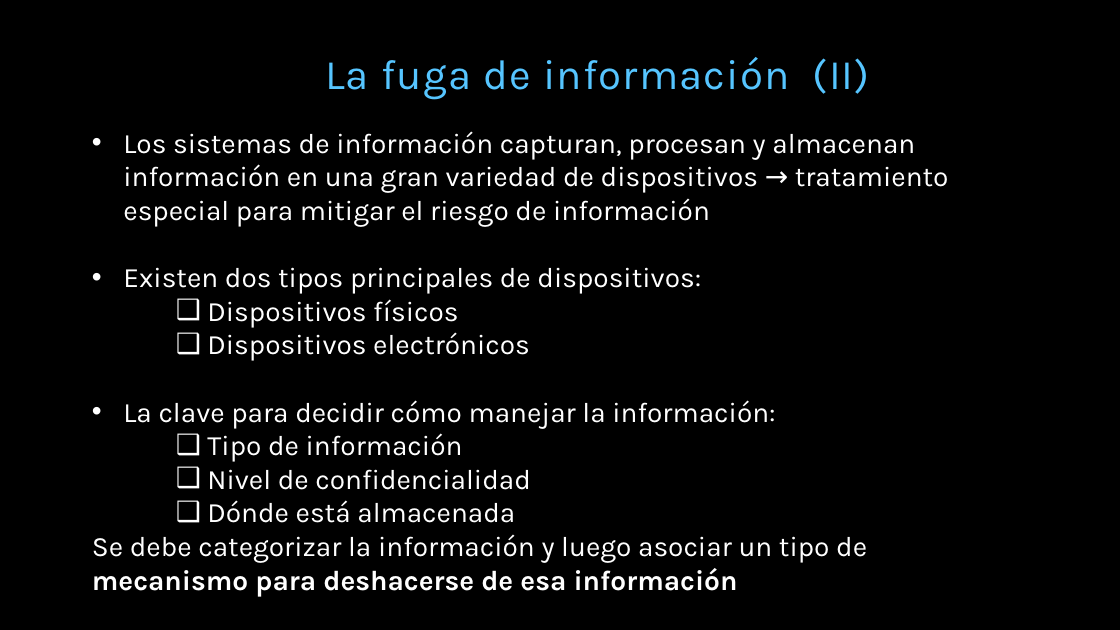
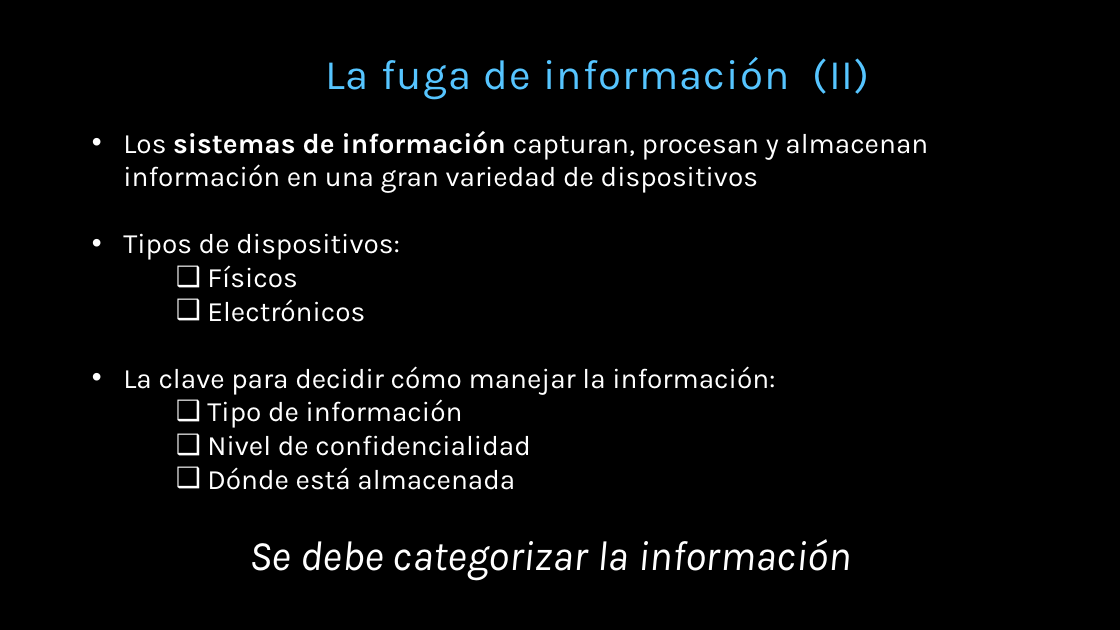
Before and after one commit to miparnisari/implantaciondesistemas, a slide deck: slide 6 of Presentacion/Fuga de Información.pptx. Drawn at 1120x630 pixels with LibreOffice and Linux fonts; fonts in the diff are those of the drawing; background and template pictures are left out. Boxes give left, top, right and bottom in pixels: in the first picture for what was removed or moved away, otherwise in the second. Text is boxed around its words. In the diff, an @@ line names an element or a change of style, - is before the commit and + after.

Commit message:
Agrego puente entre fuga de informacion y destruccion de la misma
Agrego mas casos reales al siglo XXI

```diff
--- a/Presentacion/Fuga de Información.pptx
+++ b/Presentacion/Fuga de Información.pptx
@@ text at box(123, 131, 928, 322): text changed @@
-• Los sistemas de información capturan, procesan y almacenan información en una gran variedad de dispositivos → tratamiento especial para mitigar el riesgo de información
-• Existen dos tipos principales de dispositivos:
-    ❑ Dispositivos físicos
-    ❑ Dispositivos electrónicos
+• Los sistemas de información capturan, procesan y almacenan información en una gran variedad de dispositivos
+• Tipos de dispositivos:
+    ❑ Físicos
+    ❑ Electrónicos
@@ text at box(249, 539, 851, 581): text changed; size 24 to 36 pt; italic on @@
-Se debe categorizar la información y luego asociar un tipo de mecanismo para deshacerse de esa información
+Se debe categorizar la información
```
Also in this commit, not shown: 4 other slides changed, 1 slide added, 3 other files.
